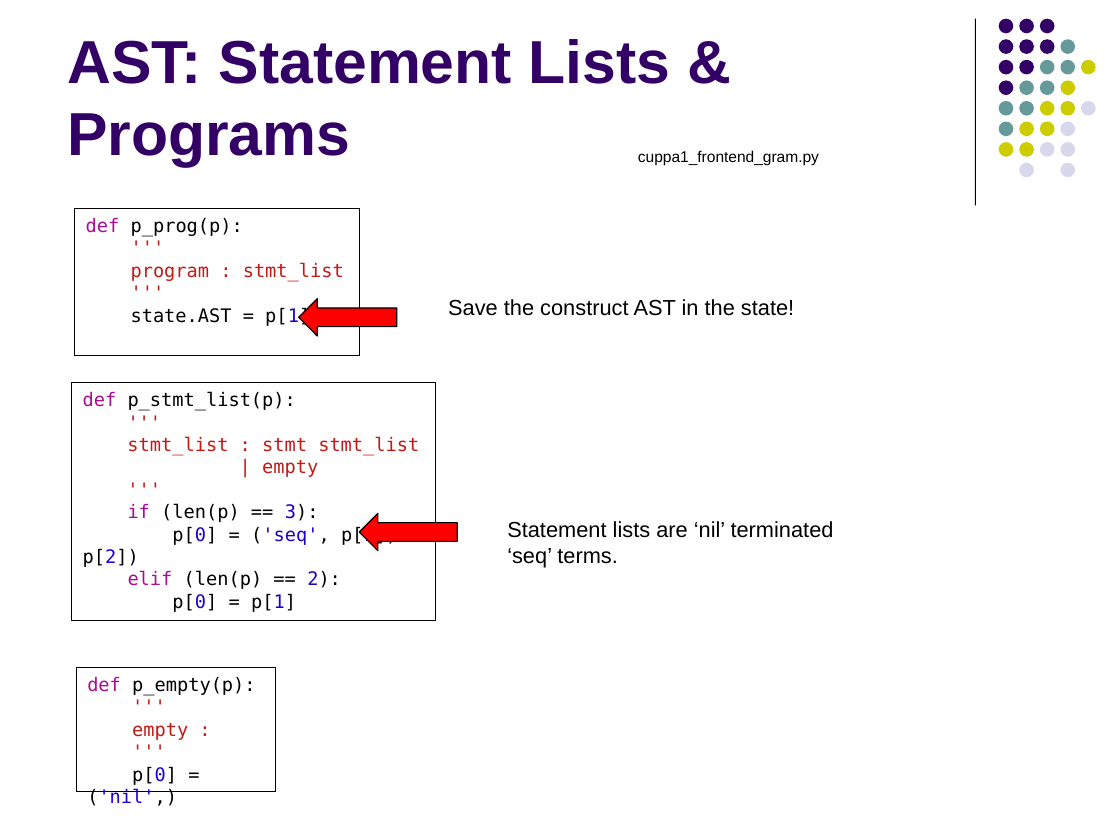
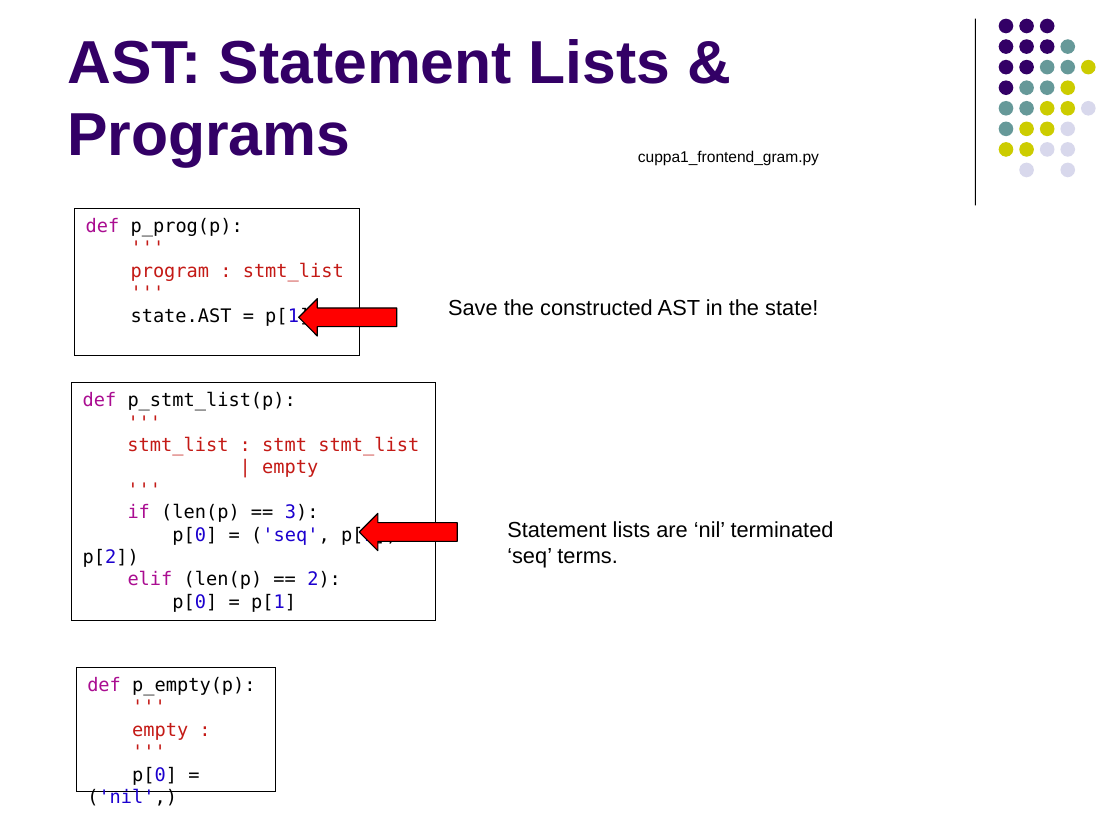
Before and after one commit to lutzhamel/CSC402, a slide deck: slide 12 of csc402-ln006.pptx. Drawn at 1120x840 pixels with LibreOffice and Linux fonts; fonts in the diff are those of the drawing. Boxes give left, top, right and bottom in pixels: in the first picture for what was removed or moved away, otherwise in the second. Text is boxed around its words. In the diff, an @@ line names an element or a change of style, - is before the commit and + after.

```diff
--- a/csc402-ln006.pptx
+++ b/csc402-ln006.pptx
@@ text at (448, 299, 818, 316): text changed @@
-Save the construct AST in the state!
+Save the constructed AST in the state!
```
Also in this commit, not shown: 3 other files.
